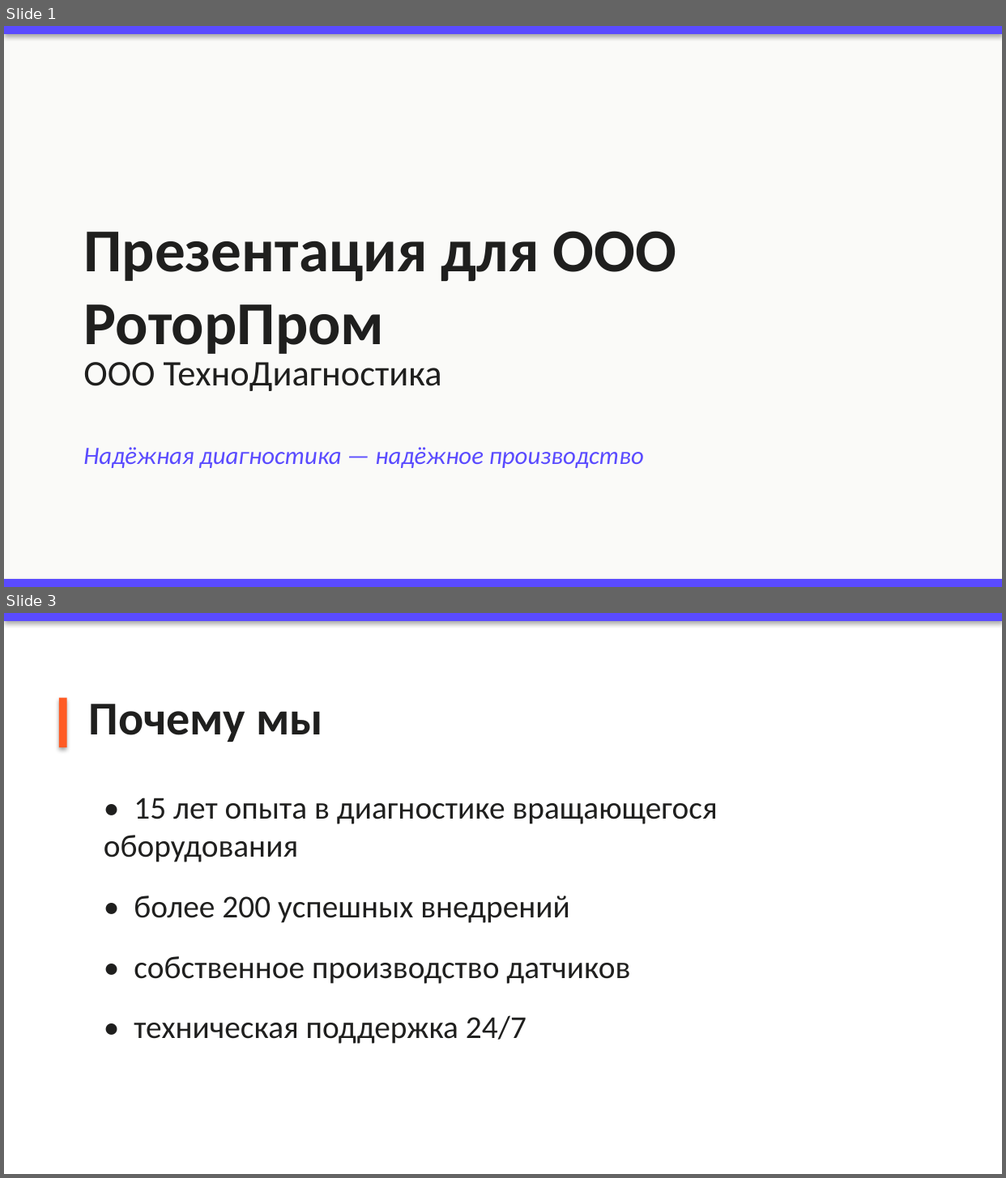
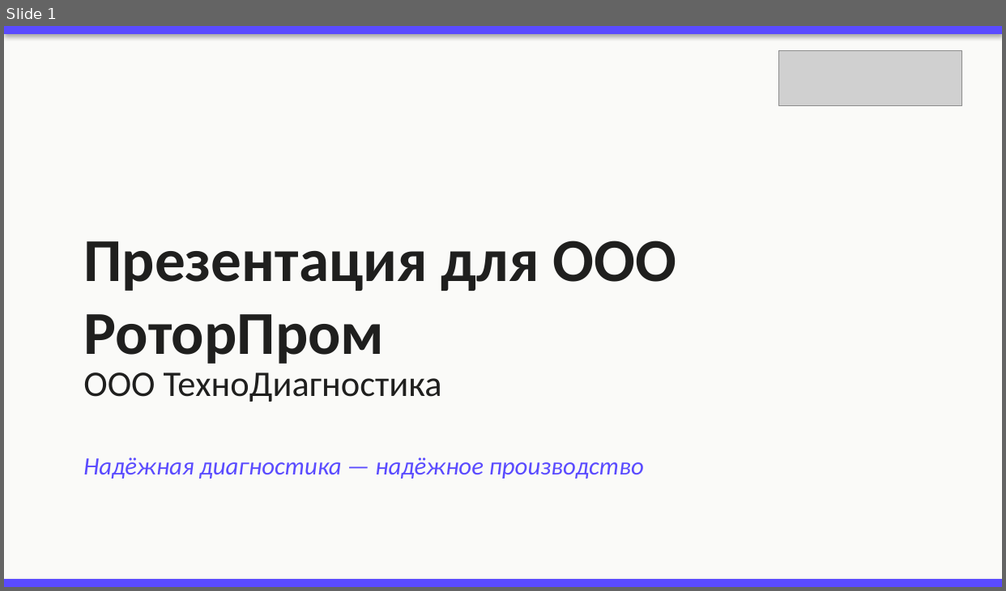
Before and after one commit to Katy-Klochkova/brandmarka, a slide deck: docs/presentation-example.pptx. Shown one above the other, each under a label of ours: slides 1 and 3 before the commit, slide 1 after it; the slides between them are not shown. The pictures are 1006x1178 and 1006x591 pixels, drawn with LibreOffice and Linux fonts; fonts in the diff are those of the drawing; grey boxes stand for pictures. Boxes give left, top, right and bottom in pixels: in the first picture for what was removed or moved away, otherwise in the second. Text is boxed around its words. In the diff, an @@ line names an element or a change of style, - is before the commit and + after.

```diff
--- a/docs/presentation-example.pptx
+++ b/docs/presentation-example.pptx
@@ slide 3 removed at <box>4,613,1002,1174</box>, background #FFFFFF @@
@@ rectangle removed at <box>4,613,1002,621</box> @@
@@ rectangle removed at <box>59,698,67,747</box> @@
@@ text removed at <box>88,704,323,742</box> @@
-Почему мы
@@ text removed at <box>104,798,718,1044</box> @@
-• 15 лет опыта в диагностике вращающегося оборудования
-• более 200 успешных внедрений
-• собственное производство датчиков
-• техническая поддержка 24/7
@@ slide 1 changed as well @@
@@ background #FFFFFF to #FAFAF8 @@
@@ rectangle removed at <box>4,26,1002,587</box> @@
@@ picture added at <box>779,51,962,106</box> @@
@@ text "Презентация для ООО РоторПром": place and size @@
-text "Презентация для ООО РоторПром" at <box>83,231,677,354</box>
+text "Презентация для ООО РоторПром" at <box>83,241,677,364</box>
@@ text "ООО ТехноДиагностика": place and size @@
-text "ООО ТехноДиагностика" at <box>83,362,442,391</box>
+text "ООО ТехноДиагностика" at <box>83,373,442,402</box>
@@ text "Надёжная диагностика — надёжное производство": place and size @@
-text "Надёжная диагностика — надёжное производство" at <box>83,447,644,468</box>
+text "Надёжная диагностика — надёжное производство" at <box>83,458,644,479</box>
```
Also in this commit, not shown: 2 other slides changed, 1 other slide removed, 14 other files.
